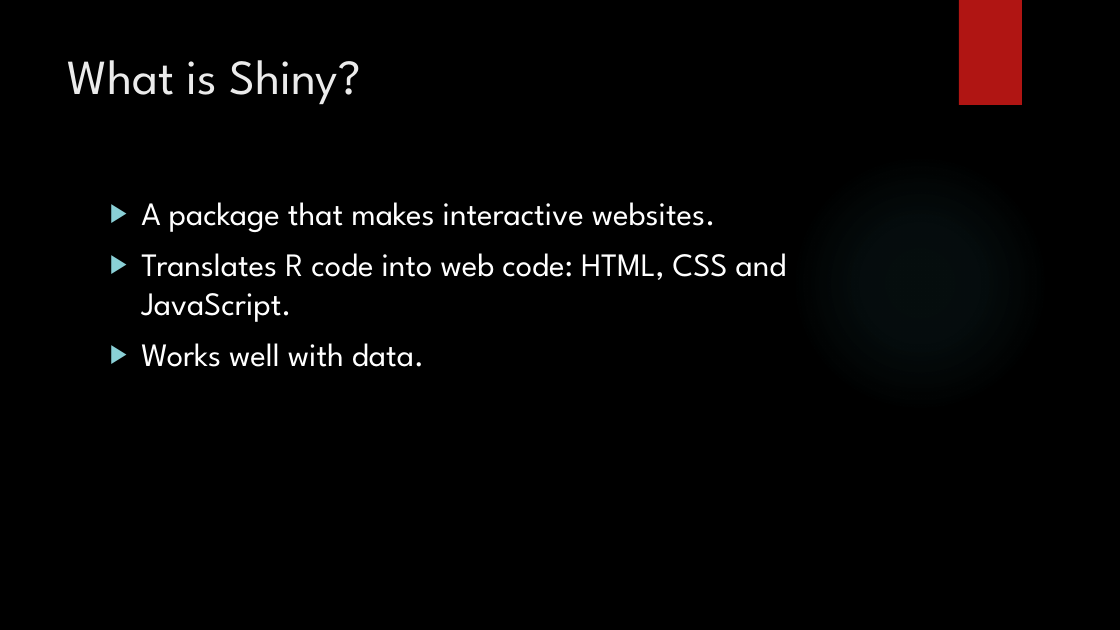
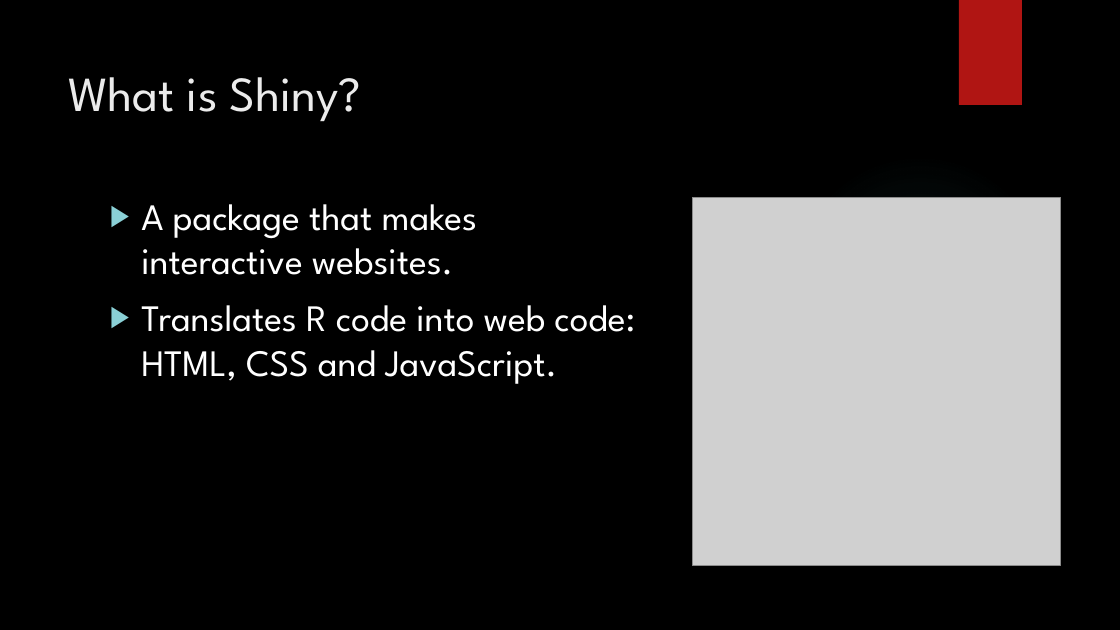
Before and after one commit to Public-Health-Scotland/r-pubhealth-workshop, a slide deck: slide 2 of Session 2/Using a Shiny App in Public Health research.pptx. Drawn at 1120x630 pixels with LibreOffice and Linux fonts; fonts in the diff are those of the drawing; grey boxes stand for pictures; background and template pictures are left out. Boxes give left, top, right and bottom in pixels: in the first picture for what was removed or moved away, otherwise in the second. Text is boxed around its words. In the diff, an @@ line names an element or a change of style, - is before the commit and + after.

```diff
--- a/Session 2/Using a Shiny App in Public Health research.pptx
+++ b/Session 2/Using a Shiny App in Public Health research.pptx
@@ title "What is Shiny?": place and size @@
-title "What is Shiny?" at bbox=[68, 60, 360, 105]
+title "What is Shiny?" at bbox=[68, 77, 361, 122]
@@ text "A package that makes interactive ..." at bbox=[141, 204, 635, 384]: size 28 to 32 pt @@
@@ picture added at bbox=[692, 197, 1060, 565] @@
@@ text at bbox=[141, 343, 424, 367]: paragraph removed @@
-▶ Works well with data.
```
Also in this commit, not shown: 5 other slides changed, 1 slide added, 1 slide removed.
